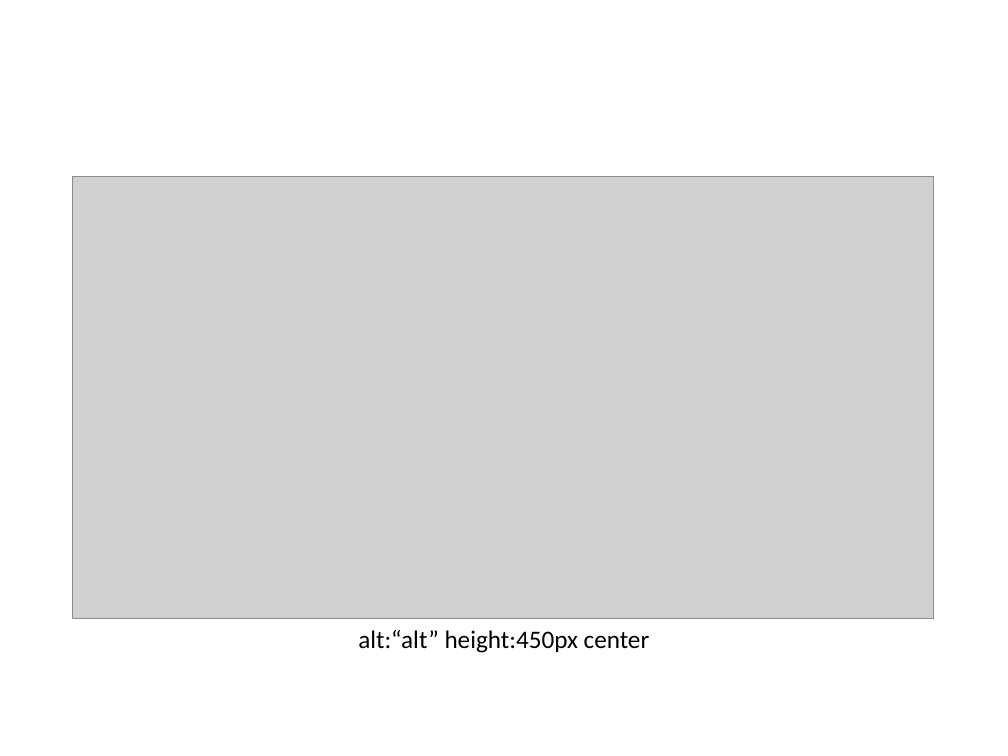
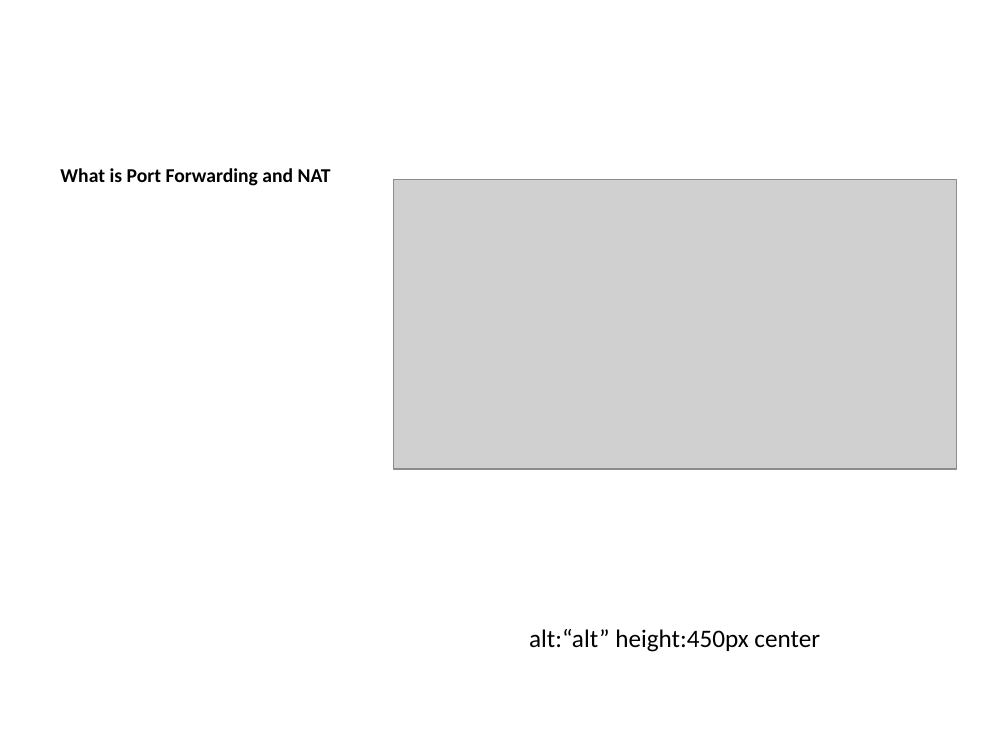
Before and after one commit to ucoruh/ce103-algorithms-and-programming-I, a slide deck: slide 36 of docs/week-1-intro/ce103-week-1-intro.en.md_word.pptx (slide 35 before the commit). Drawn at 1008x756 pixels with LibreOffice and Linux fonts; fonts in the diff are those of the drawing; grey boxes stand for pictures. Boxes give left, top, right and bottom in pixels: in the first picture for what was removed or moved away, otherwise in the second. Text is boxed around its words. In the diff, an @@ line names an element or a change of style, - is before the commit and + after.

```diff
--- a/docs/week-1-intro/ce103-week-1-intro.en.md_word.pptx
+++ b/docs/week-1-intro/ce103-week-1-intro.en.md_word.pptx
@@ text added at <box>60,168,331,186</box>, 14 pt, text #000000, bold @@
+What is Port Forwarding and NAT
@@ picture: place and size @@
-picture at <box>73,176,933,619</box>
+picture at <box>393,179,956,470</box>
@@ text "alt:“alt” height:450px center": place and size @@
-text "alt:“alt” height:450px center" at <box>358,630,650,653</box>
+text "alt:“alt” height:450px center" at <box>529,629,820,652</box>
```
Also in this commit, not shown: 39 other slides changed, 9 slides added, 1 slide removed, 19 other files.
